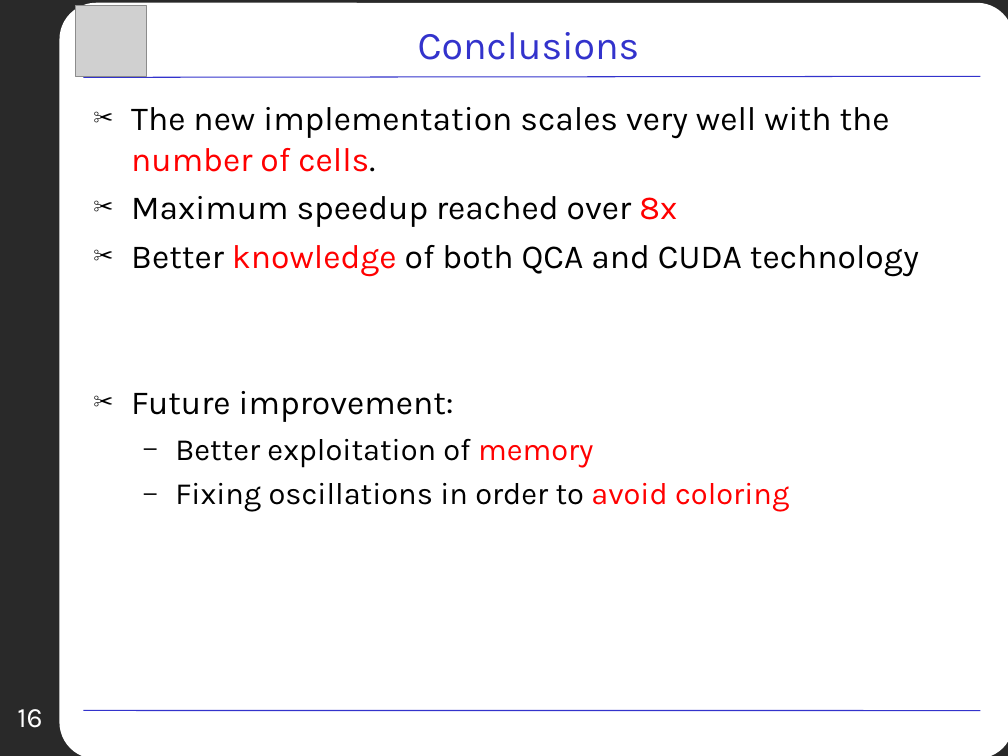
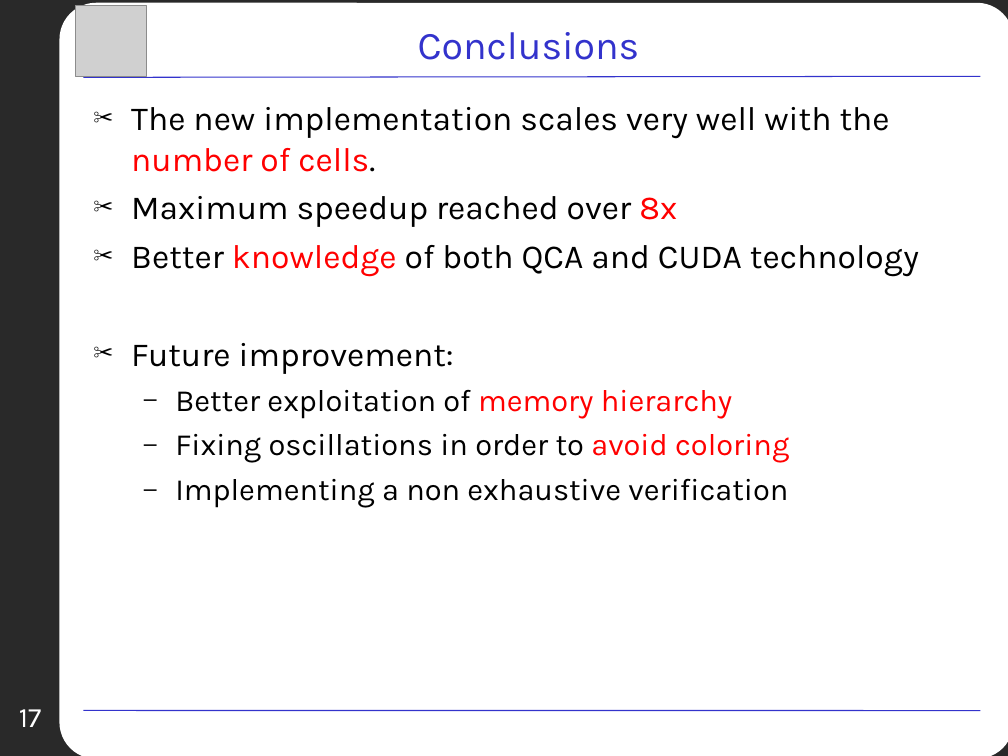
Before and after one commit to Anthz/qcadesigner-cuda, a slide deck: slide 17 of docs/bistable/PPT/Presentation.ppt (slide 16 before the commit). Drawn at 1008x756 pixels with LibreOffice and Linux fonts; fonts in the diff are those of the drawing; grey boxes stand for pictures; background and template pictures are left out. Boxes give left, top, right and bottom in pixels: in the first picture for what was removed or moved away, otherwise in the second. Text is boxed around its words. In the diff, an @@ line names an element or a change of style, - is before the commit and + after.

```diff
--- a/docs/bistable/PPT/Presentation.ppt
+++ b/docs/bistable/PPT/Presentation.ppt
@@ text at (175,390,732,419): text changed @@
-  – Better exploitation of memory
+  – Better exploitation of memory hierarchy
@@ text at (175,478,788,508): paragraph added @@
+  – Implementing a non exhaustive verification
@@ page number at (19,709,41,727): text changed @@
-16
+17
```
Also in this commit, not shown: 10 other slides changed, 4 slides added, 3 slides removed, 1 other file.
